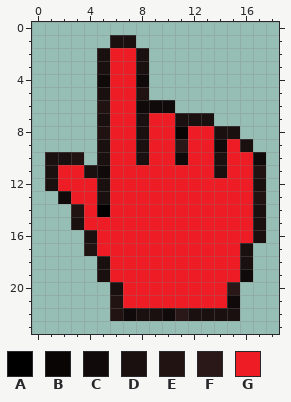
Edited in one commit: pixel-art sprite (website/img/Cursor_Delete.png). This is how it looked before the edit.
The file is 19x24 pixels. Colours within 5 levels of each other are drawn and written as one.
Palette (. is transparent): A #000000  B #090505  C #100a0a  D #1b1010  E #221313  F #2a1718  G #ee1c24
Pixels before, first column x 1:
 1 .....DD..........
 2 ....DGGD.........
 3 ....DGGD.........
 4 ....CGGC.........
 5 ....DGGE.........
 6 ....EGGCCC.......
 7 ....DGGDGGDDD....
 8 ....EGGDGGBGGDD..
 9 ....DGGDGGFGGCGD.
10 DDE.DGGDGGCGGDGGC
11 DGGDCGGGGGGGGDGGE
12 DGGGDGGGGGGGGGGGD
13 .CGGDGGGGGGGGGGGE
14 ..EGAGGGGGGGGGGGD
15 ..DGGGGGGGGGGGGGD
16 ...DGGGGGGGGGGGGD
17 ...EGGGGGGGGGGGD.
18 ....DGGGGGGGGGGD.
19 ....DGGGGGGGGGGC.
20 .....DGGGGGGGGF..
21 .....EGGGGGGGGC..
22 .....ECDDCFDDDD..
New version:
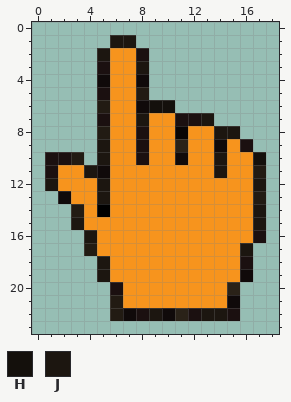
Colours new in this view: H #14100c  J #1c1610
Changes in this commit:
colour E: #221313 -> #221b13
colour F: #2a1718 -> #2a2218
colour G: #ee1c24 -> #f7941d
Changed rows in their new state; - is a pixel that keeps its letter.
first column x 1:
 1 -----JJ----------
 2 ----J------------
 3 -------J---------
 6 --------HH-------
 7 -------J----J----
 8 -------------JJ--
 9 ----J------------
10 ----J--------J--H
11 ---J---------J---
12 J---J-----------J
13 ----J------------
14 ----------------J
15 --J-------------J
16 ---J-------------
17 ---------------J-
18 ----J------------
19 ----J------------
22 --------J---JJ---
